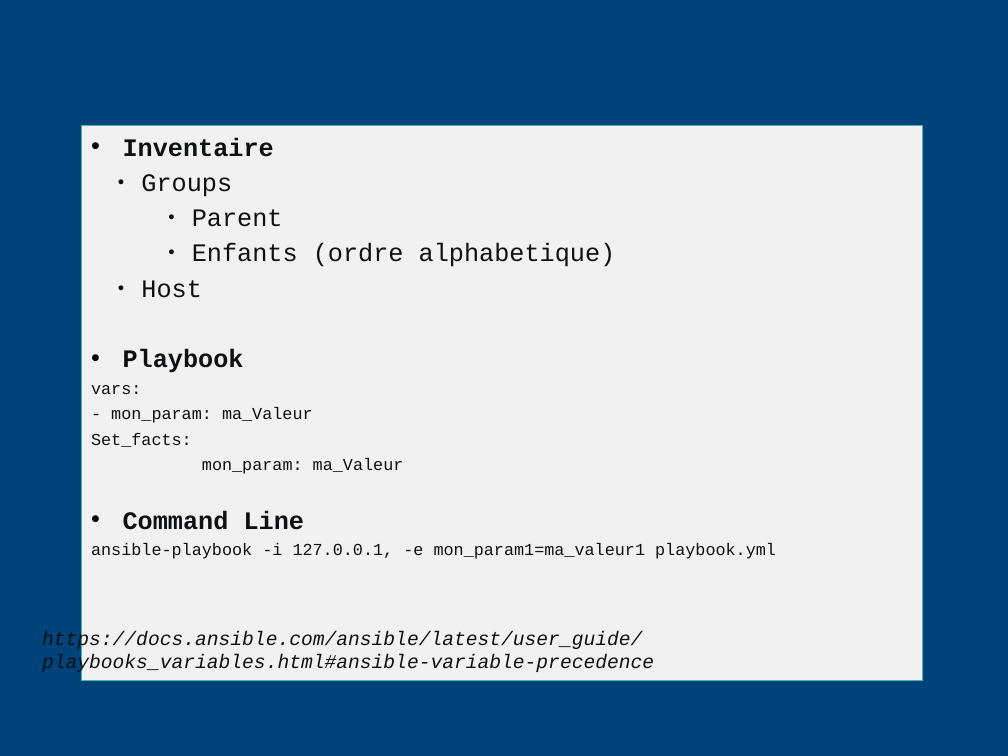
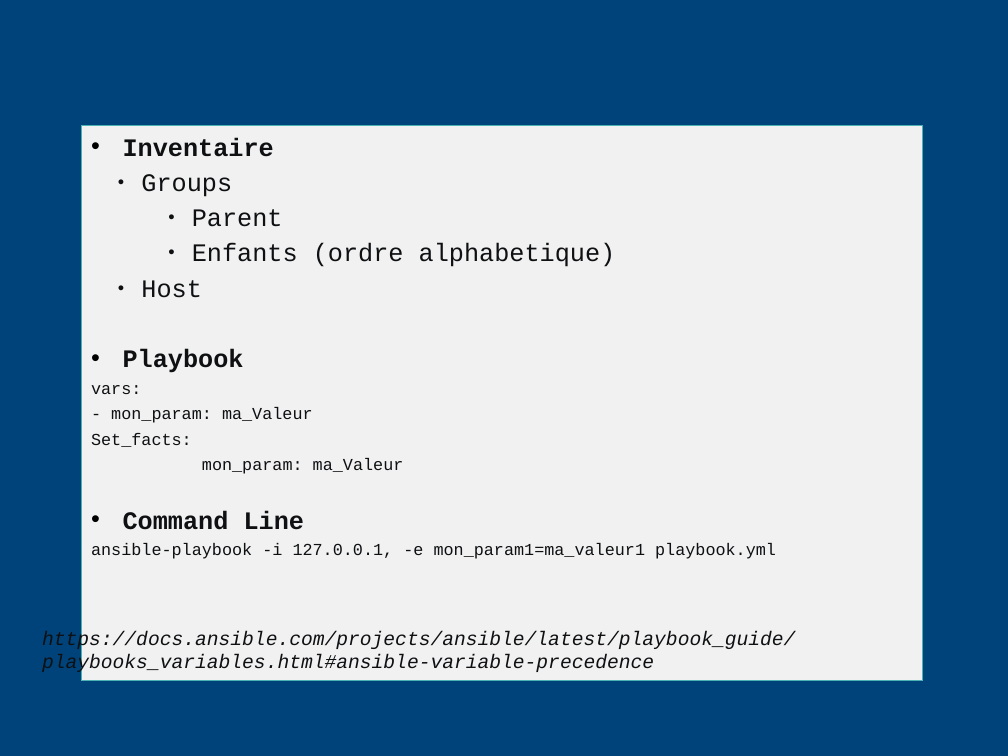
Before and after one commit to CCoupel/ansible-training, a slide deck: slide 58 of Ansible Training.pptx. Drawn at 1008x756 pixels with LibreOffice and Linux fonts; fonts in the diff are those of the drawing; background and template pictures are left out. Boxes give left, top, right and bottom in pixels: in the first picture for what was removed or moved away, otherwise in the second. Text is boxed around its words. In the diff, an @@ line names an element or a change of style, - is before the commit and + after.

```diff
--- a/Ansible Training.pptx
+++ b/Ansible Training.pptx
@@ text at box(42, 631, 795, 674): text changed @@
-https://docs.ansible.com/ansible/latest/user_guide/playbooks_variables.html#ansible-variable-precedence
+https://docs.ansible.com/projects/ansible/latest/playbook_guide/playbooks_variables.html#ansible-variable-precedence
```
Also in this commit, not shown: 16 other slides changed, 4 slides added, 4 slides removed.
